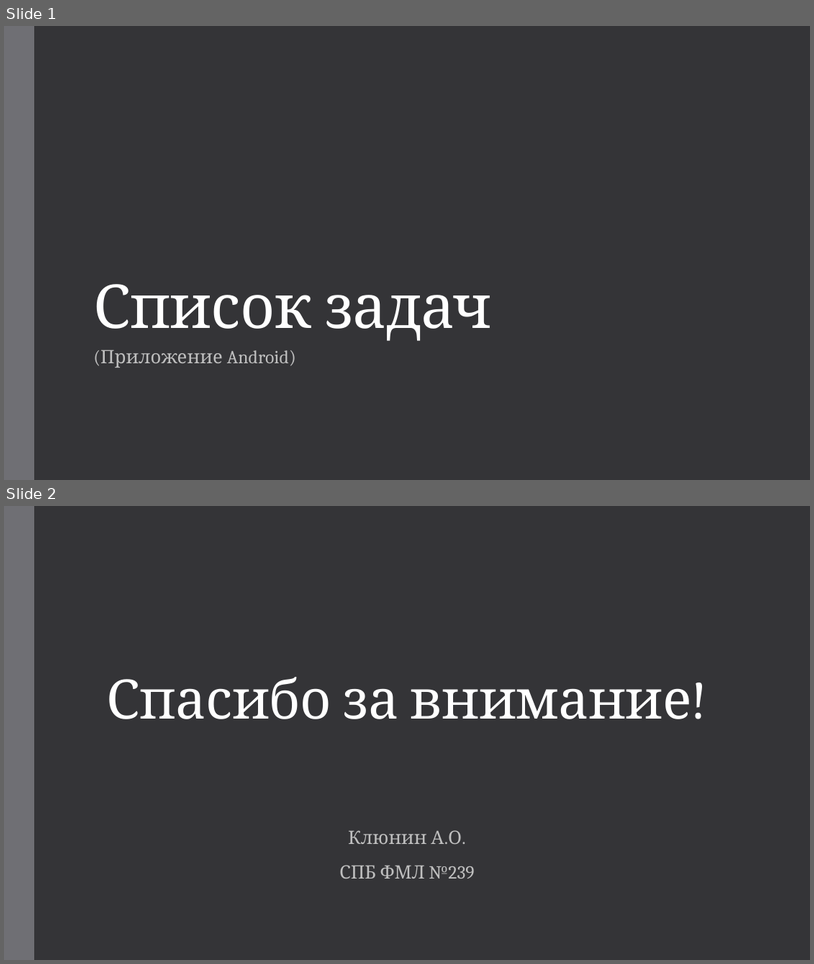
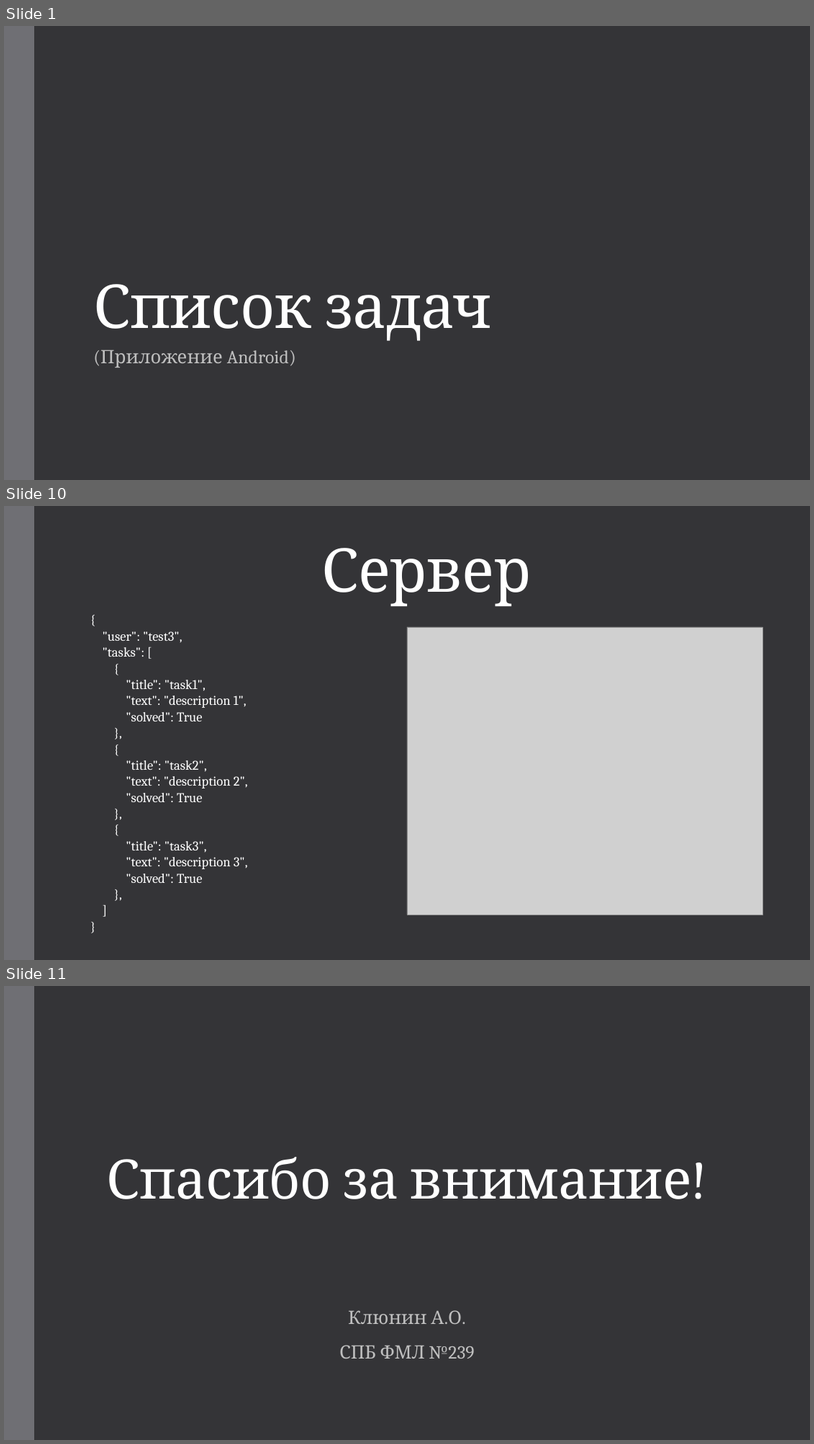
Before and after one commit to aoklyunin/AndroidTaskList, a slide deck: report/СПб_239_Клюнин.pptx. Shown one above the other, each under a label of ours: slides 1 and 2 before the commit, slides 1, 10 and 11 after it; the slides between them are not shown. The pictures are 814x964 and 814x1444 pixels, drawn with LibreOffice and Linux fonts; fonts in the diff are those of the drawing; grey boxes stand for pictures. Boxes give left, top, right and bottom in pixels: in the first picture for what was removed or moved away, otherwise in the second. Text is boxed around its words. In the diff, an @@ line names an element or a change of style, - is before the commit and + after.

```diff
--- a/report/СПб_239_Клюнин.pptx
+++ b/report/СПб_239_Клюнин.pptx
@@ slide 10 added at [4,506,810,960], background #353537; not listed: 1 template element that a slide beside it also shows @@
@@ title added at [322,548,531,606], 72 pt, text #FFFFFF @@
+Сервер
@@ text added at [103,631,248,883], 16 pt, text #FFFFFF @@
+{
+"user": "test3",
+"tasks": [
+{
+"title": "task1",
+"text": "description 1",
+"solved": True
+},
+{
+"title": "task2",
+"text": "description 2",
+"solved": True
+},
+{
+"title": "task3",
+"text": "description 3",
+"solved": True
+},
+]
+}
@@ picture added at [407,627,763,914] @@
@@ what was slide 2 is now slide 11 @@
```
Also in this commit, not shown: 8 other slides added, 13 other files.
